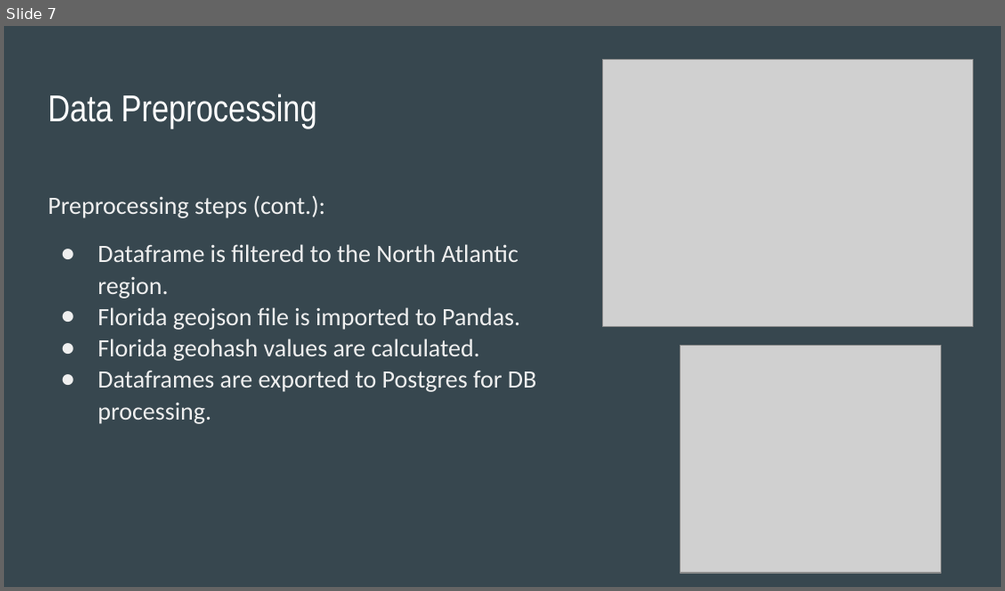
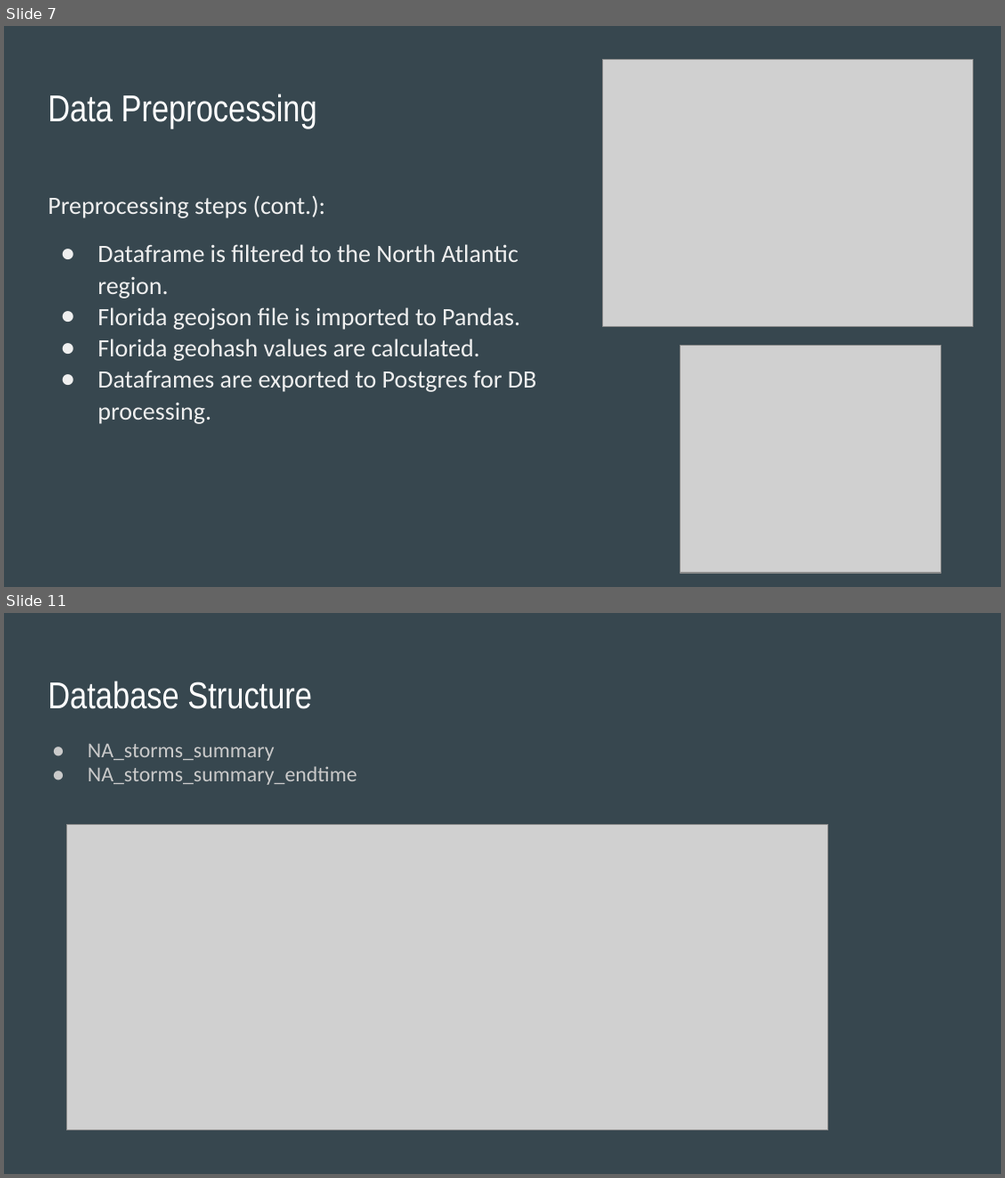
Before and after one commit to daniduce/Final-Project, a slide deck: Weather Patterns.pptx. Shown one above the other, each under a label of ours: slide 7 before the commit, slides 7 and 11 after it; the slides between them are not shown. The pictures are 1005x591 and 1005x1178 pixels, drawn with LibreOffice and Linux fonts; fonts in the diff are those of the drawing; grey boxes stand for pictures. Boxes give left, top, right and bottom in pixels: in the first picture for what was removed or moved away, otherwise in the second. Text is boxed around its words. In the diff, an @@ line names an element or a change of style, - is before the commit and + after.

```diff
--- a/Weather Patterns.pptx
+++ b/Weather Patterns.pptx
@@ slide 11 added at (4,613,1001,1174), background #37474F @@
@@ title added at (48,681,312,709), 27 pt, text #FFFFFF @@
+Database Structure
@@ text added at (88,743,357,785), 15.3 pt, text #CACACA @@
+● NA_storms_summary
+● NA_storms_summary_endtime
@@ picture added at (67,824,827,1130) @@
```
Also in this commit, not shown: 6 slides changed, 6 other slides added, 2 slides removed.
